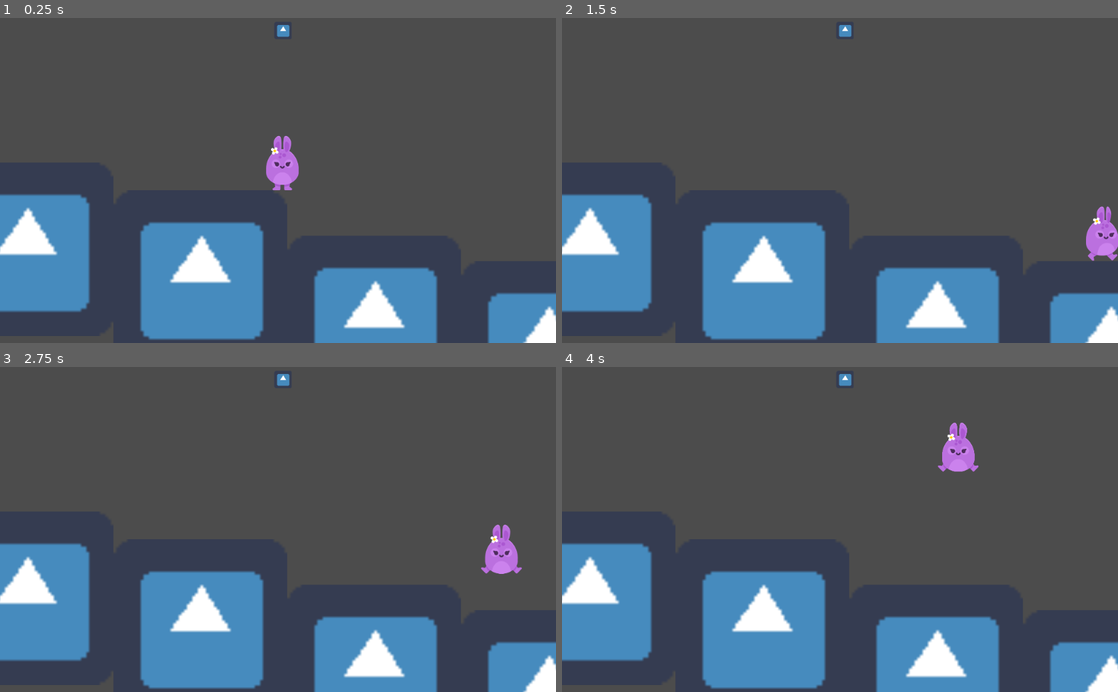
Above: before the commit, frames 1-4 (two rows, left to right).
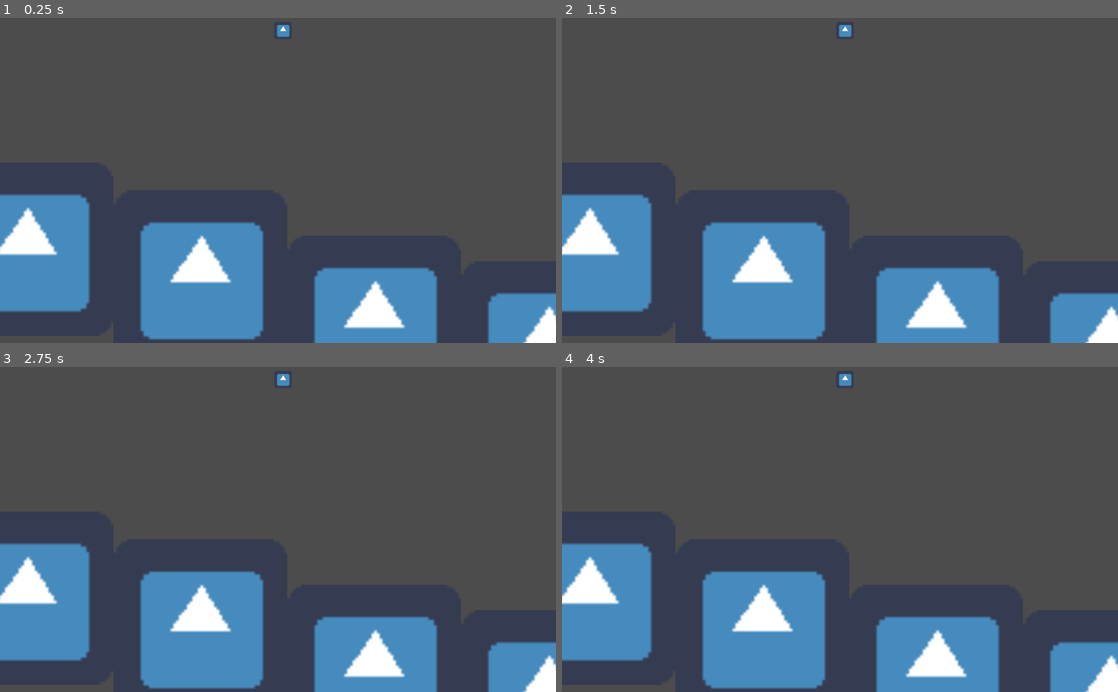
Above: after the commit, the same moments.

Repository: David-vz/Godot-Game01
Game: Godot game, scene res://Levels/Level1.tscn
Two runs of this game, one before a commit and one after it. Both use one fixed random seed, a clock stepped at 60 frames per second and the inputs below. The engine's default icon, where the game draws it, is replaced by a stand-in: a white triangle on a blue panel in a dark square.
Inputs:
- Up to frame 1 (0.25 s): no input
- Up to frame 2 (1.5 s): hold Space (jump) 0.53-1.28 s; hold D (right) from 0.53 s (still down); tap Space (jump) at 1.35 s
- Up to frame 3 (2.75 s): tap Space (jump) at 1.52, 1.82 s; tap Enter at 2 s; release D (right) at 2.03 s; hold A (left) from 2.03 s (still down); hold Space (jump) from 2.03 s (still down)
- Up to frame 4 (4 s): release A (left) at 2.78 s; release Space (jump) at 2.78 s; hold D (right) from 2.78 s (still down); tap Space (jump) at 2.85, 3.02, 3.32 s; tap R (debug_reset) at 3.5 s; hold Space (jump) from 3.53 s (still down)

The runs differ from the first frame. In frame 1, 0.7% of the frame differs, in the area x 47-54%, y 36-53%; in frame 2, 0.7%; in frame 3, 0.7%; in frame 4, 0.7%.

Commit message:
3.1-38: Refactoring
Refactors code and cleans up a bit

Diff:
--- a/Player/Player.gd
+++ b/Player/Player.gd
@@ -14,6 +14,7 @@
 const GRAVITY = 50
 const JUMP_SPEED = 1000
 
+signal animate
 
 
 
@@ -71,16 +72,5 @@
 		motion.x=0
 
 func animate():
-	if is_jumping:
-		if motion.y>0:
-			$AnimatedSprite.play("jump_down")
-		else:
-			$AnimatedSprite.play("jump_up")
-	elif motion.x != 0:
-		if motion.x<0:
-			$AnimatedSprite.flip_h=true
-		else:
-			$AnimatedSprite.flip_h=false
-		$AnimatedSprite.play("walk")
-	else:
-		$AnimatedSprite.play("idle")
+	# Sends signal to PlayerAnimation to animate based on motion and is_jumping
+	emit_signal("animate", motion, is_jumping)
--- a/Player/Player.tscn
+++ b/Player/Player.tscn
@@ -1,39 +1,10 @@
-[gd_scene load_steps=10 format=2]
+[gd_scene load_steps=3 format=2]
 
-[ext_resource path="res://GFX/Players/bunny2_stand.png" type="Texture" id=1]
 [ext_resource path="res://Player/Player.gd" type="Script" id=2]
-[ext_resource path="res://GFX/Players/bunny2_walk2.png" type="Texture" id=3]
-[ext_resource path="res://GFX/Players/bunny2_jump.png" type="Texture" id=4]
-[ext_resource path="res://GFX/Players/bunny2_ready.png" type="Texture" id=5]
-[ext_resource path="res://GFX/Players/bunny2_walk1.png" type="Texture" id=6]
-[ext_resource path="res://GFX/Players/bunny2_jump_up.png" type="Texture" id=7]
 
 [sub_resource type="CapsuleShape2D" id=1]
 radius = 59.4112
 height = 83.599
-
-[sub_resource type="SpriteFrames" id=2]
-animations = [ {
-"frames": [ ExtResource( 5 ), ExtResource( 1 ) ],
-"loop": true,
-"name": "idle",
-"speed": 5.0
-}, {
-"frames": [ ExtResource( 7 ) ],
-"loop": true,
-"name": "jump_up",
-"speed": 5.0
-}, {
-"frames": [ ExtResource( 6 ), ExtResource( 3 ) ],
-"loop": true,
-"name": "walk",
-"speed": 5.0
-}, {
-"frames": [ ExtResource( 4 ) ],
-"loop": true,
-"name": "jump_down",
-"speed": 5.0
-} ]
 
 [node name="Player" type="KinematicBody2D"]
 position = Vector2( 541.549, 264.931 )
@@ -45,8 +16,3 @@
 [node name="CollisionShape2D" type="CollisionShape2D" parent="."]
 position = Vector2( 0.263535, -0.469666 )
 shape = SubResource( 1 )
-
-[node name="AnimatedSprite" type="AnimatedSprite" parent="."]
-frames = SubResource( 2 )
-animation = "jump_down"
-playing = true
--- /dev/null
+++ b/Player/PlayerAnimation.gd
@@ -0,0 +1,18 @@
+extends AnimatedSprite
+
+
+
+func _on_Player_animate(motion, is_jumping):
+	if is_jumping:
+		if motion.y>0:
+			play("jump_down")
+		else:
+			play("jump_up")
+	elif motion.x != 0:
+		if motion.x<0:
+			flip_h=true
+		else:
+			flip_h=false
+		play("walk")
+	else:
+		play("idle")
--- /dev/null
+++ b/Player/PlayerAnimation.tscn
@@ -0,0 +1,38 @@
+[gd_scene load_steps=9 format=2]
+
+[ext_resource path="res://GFX/Players/bunny2_stand.png" type="Texture" id=1]
+[ext_resource path="res://GFX/Players/bunny2_walk2.png" type="Texture" id=2]
+[ext_resource path="res://GFX/Players/bunny2_jump_up.png" type="Texture" id=3]
+[ext_resource path="res://GFX/Players/bunny2_jump.png" type="Texture" id=4]
+[ext_resource path="res://GFX/Players/bunny2_ready.png" type="Texture" id=5]
+[ext_resource path="res://GFX/Players/bunny2_walk1.png" type="Texture" id=6]
+[ext_resource path="res://Player/PlayerAnimation.gd" type="Script" id=7]
+
+[sub_resource type="SpriteFrames" id=1]
+animations = [ {
+"frames": [ ExtResource( 5 ), ExtResource( 1 ) ],
+"loop": true,
+"name": "idle",
+"speed": 5.0
+}, {
+"frames": [ ExtResource( 3 ) ],
+"loop": true,
+"name": "jump_up",
+"speed": 5.0
+}, {
+"frames": [ ExtResource( 6 ), ExtResource( 2 ) ],
+"loop": true,
+"name": "walk",
+"speed": 5.0
+}, {
+"frames": [ ExtResource( 4 ) ],
+"loop": true,
+"name": "jump_down",
+"speed": 5.0
+} ]
+
+[node name="PlayerAnimation" type="AnimatedSprite"]
+frames = SubResource( 1 )
+animation = "jump_down"
+playing = true
+script = ExtResource( 7 )
--- a/project.godot
+++ b/project.godot
@@ -18,6 +18,10 @@
 config/name="Godot- Game 01"
 run/main_scene="res://Levels/Level1.tscn"
 config/icon="res://icon.png"
+
+[display]
+
+window/size/resizable=false
 
 [input]
 
